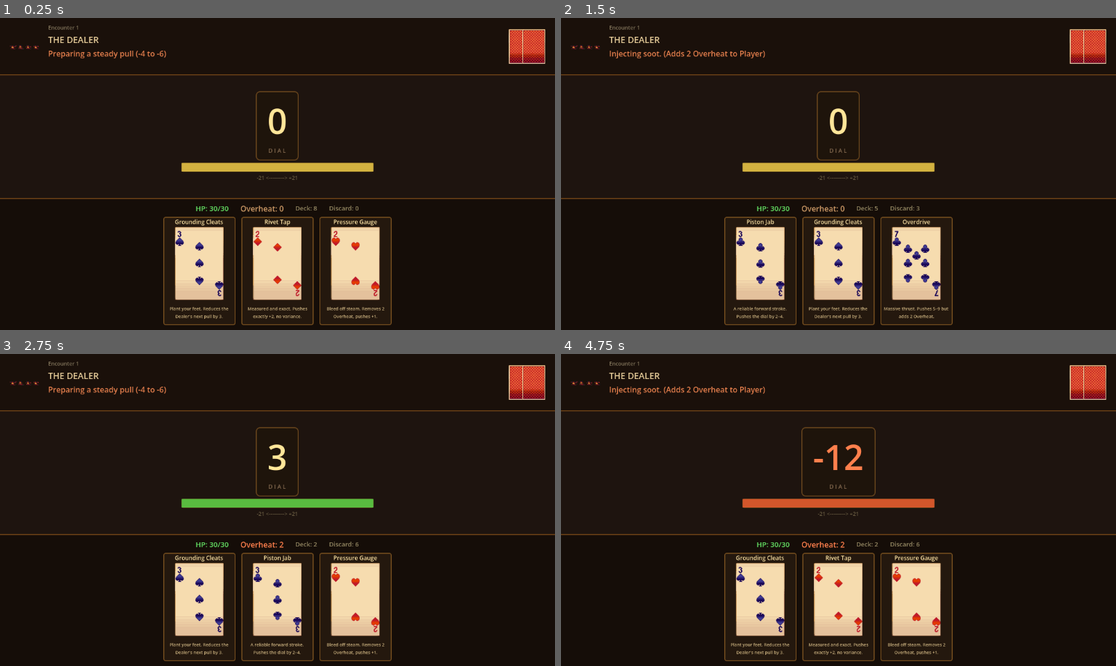
Above: before the commit, frames 1-4 (two rows, left to right).
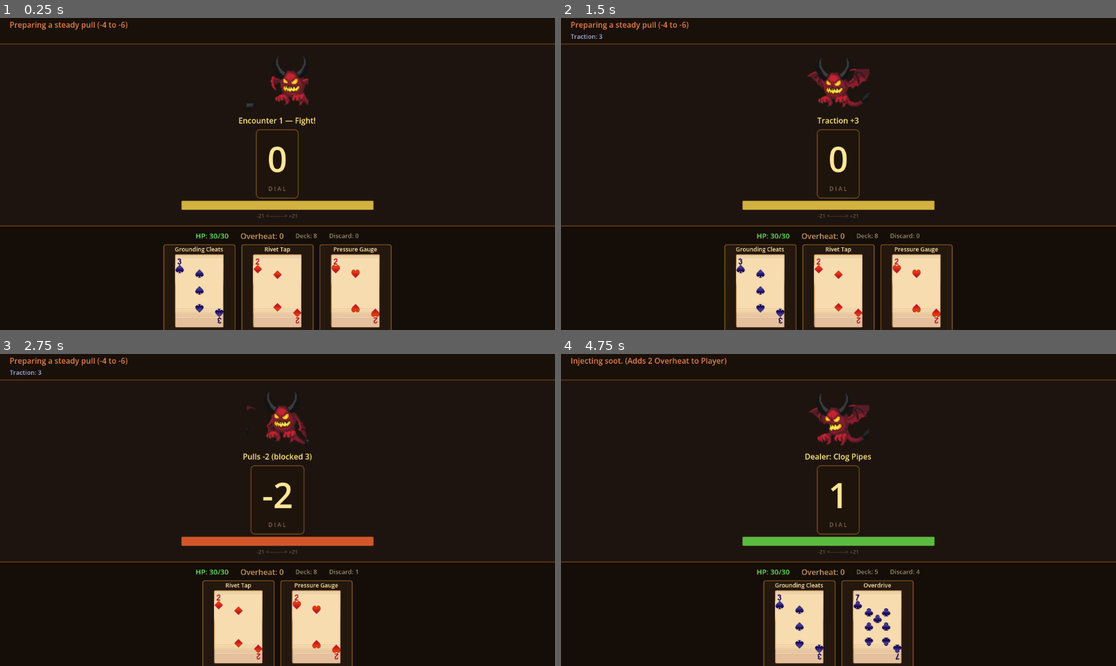
Above: after the commit, the same moments.

Repository: AdLgames/tugow
Game: Godot game, scene res://main.tscn
The game is run twice, just before and just after one commit, with the same random seed, the same clock (stepped at 60 frames per second) and the same inputs.
Inputs (mouse positions are in pixels of both pictures, inside the frame that each line leads up to):
- Up to frame 1 (0.25 s): no input
- Up to frame 2 (1.5 s): move the mouse to (760, 270) at 0.52 s; click (760, 270) at 0.67 s; move the mouse to (838, 270) at 1.27 s; click (838, 270) at 1.42 s
- Up to frame 3 (2.75 s): move the mouse to (199, 606) at 2.02 s; click (199, 606) at 2.17 s
- Up to frame 4 (4.75 s): move the mouse to (838, 606) at 2.77 s; click (838, 606) at 2.92 s; move the mouse to (760, 606) at 3.52 s; click (760, 606) at 3.67 s; move the mouse to (838, 606) at 4.27 s; click (838, 606) at 4.42 s

The runs differ from the first frame. In frame 1, 13% of the frame differs, in the area x 0-100%, y 1-100%; in frame 2, 13%; in frame 3, 16%; in frame 4, 17%.

Commit message:
Add action announcements, dealer animation, pacing, and fix card hand updates
Gameplay pacing:
- Cards resolve with delays between each step so players can follow the action
- Dealer turn pauses to show intent before executing
- Pending effects announce when they trigger
- is_resolving flag prevents double-clicking cards during resolution

Action announcements:
- Center-screen label shows what just happened (e.g. "Dial +4", "Overheat +2")
- Text fades out after 2 seconds via tween
- Covers all card actions, dealer moves, overheat backlash, and reshuffles

Dealer sprite animation:
- New dealer_display.gd handles sprite sheet animation via AtlasTexture
- Auto-detects frame count from sheet dimensions (assumes square frames)
- Supports IDLE, ATTACK, HURT, DEATH, FLYING animations
- play_oneshot() for one-time anims that return to IDLE
- Dealer plays ATTACK when pulling, HURT when locked, DEATH on player win

Card hand fix:
- Cards now disappear from hand immediately when played
- discard_card_from_hand emits hand_drawn to refresh UI
- Deck/discard counts update in real time

Layout changes:
- Dealer sprite moved to center table zone (opposing the player)
- Removed static card-back images from dealer zone
- Dealer zone now shows only info (encounter, title, intent, status)
- Announcement label sits between dealer sprite and dial

Co-Authored-By: Claude Sonnet 4.6 <noreply@anthropic.com>
Claude-Session: https://claude.ai/code/session_01TWcZhCTjepdonkKqzq9x86

Diff:
--- /dev/null
+++ b/dealer_display.gd
@@ -0,0 +1,44 @@
+extends TextureRect
+
+const SPRITE_BASE = "res://Assets/TavernAssets/Flying Demon 2D Pixel Art/Sprites/without_outline/"
+
+var sprite_sheets: Dictionary = {}
+var atlas_texture: AtlasTexture
+var current_anim: String = "IDLE"
+var frame_count: int = 1
+var frame_width: int = 64
+var frame_height: int = 64
+var anim_speed: float = 8.0
+
+func _ready() -> void:
+	atlas_texture = AtlasTexture.new()
+	texture = atlas_texture
+	for anim_name in ["IDLE", "ATTACK", "DEATH", "FLYING", "HURT"]:
+		var path = SPRITE_BASE + anim_name + ".png"
+		if ResourceLoader.exists(path):
+			sprite_sheets[anim_name] = load(path)
+	set_animation("IDLE")
+
+func set_animation(anim_name: String) -> void:
+	if not sprite_sheets.has(anim_name):
+		return
+	current_anim = anim_name
+	var sheet: Texture2D = sprite_sheets[anim_name]
+	frame_height = sheet.get_height()
+	frame_width = frame_height
+	frame_count = max(1, sheet.get_width() / frame_width)
+	atlas_texture.atlas = sheet
+
+func _process(_delta: float) -> void:
+	if not atlas_texture or not sprite_sheets.has(current_anim):
+		return
+	var frame = int(Time.get_ticks_msec() / (1000.0 / anim_speed)) % frame_count
+	atlas_texture.region = Rect2(frame * frame_width, 0, frame_width, frame_height)
+
+func play_oneshot(anim_name: String) -> void:
+	if not sprite_sheets.has(anim_name):
+		return
+	set_animation(anim_name)
+	var duration = float(frame_count) / anim_speed
+	await get_tree().create_timer(duration).timeout
+	set_animation("IDLE")
--- a/game_manager.gd
+++ b/game_manager.gd
@@ -16,6 +16,7 @@
 var next_card_multiplier: float = 1.0
 var current_dealer_intent: Dictionary = {}
 var match_active: bool = false
+var is_resolving: bool = false
 var pending_effects: Array[Dictionary] = []
 
 # --- CARD TYPE TOGGLES ---
@@ -47,6 +48,8 @@
 signal encounter_started(encounter_num: int)
 signal reward_offered(card_choices: Array)
 signal run_over(final_encounter: int)
+signal action_announced(text: String)
+signal dealer_anim_requested(anim_name: String)
 
 func start_run() -> void:
 	player_hp = max_hp
@@ -65,6 +68,7 @@
 	dealer_is_locked = false
 	next_card_multiplier = 1.0
 	match_active = true
+	is_resolving = false
 	pending_effects.clear()
 
 	dial_changed.emit(dial_value)
@@ -75,67 +79,81 @@
 	hand.clear()
 	discard_pile.clear()
 	deck.shuffle()
-	print("Encounter ", encounter_number, " — Deck: ", deck.size(), " cards. Difficulty: x", get_difficulty_modifier())
-
+
+	action_announced.emit("Encounter %d — Fight!" % encounter_number)
+	dealer_anim_requested.emit("IDLE")
 	prepare_next_dealer_intent()
 	draw_hand(3)
 
 func play_card(card_id: String) -> void:
-	if not match_active:
+	if not match_active or is_resolving:
 		return
 	if not CardDatabase.CARDS.has(card_id):
 		push_error("Card ID not found in database: " + card_id)
 		return
 
+	is_resolving = true
 	var card = CardDatabase.CARDS[card_id]
-	print("\n--- PLAYER PLAYED: ", card.name, " ---")
-
+
+	action_announced.emit(card.name)
+	await get_tree().create_timer(0.4).timeout
+
+	# Roll base value
 	var roll: int = card.base_val
 	if card.variance > 0:
 		roll += randi_range(-card.variance, card.variance)
 
 	var resolved_value = int(roll * next_card_multiplier)
 	if next_card_multiplier != 1.0:
-		print("Multiplier Applied! Value scaled to: ", resolved_value)
+		action_announced.emit("Multiplier x%.1f applied!" % next_card_multiplier)
+		await get_tree().create_timer(0.3).timeout
 		next_card_multiplier = 1.0
 
+	# Resolve action
 	match card.action:
 		"PUSH":
 			move_dial(resolved_value)
+			action_announced.emit("Dial +%d" % resolved_value)
 
 		"RESIST":
 			if card.has("stacks"):
 				dealer_is_locked = true
-				print("Governor Lock engaged! Dealer's next turn bypassed.")
+				action_announced.emit("Dealer LOCKED next turn!")
 			else:
 				dealer_traction += resolved_value
+				action_announced.emit("Traction +%d" % resolved_value)
 			status_changed.emit(dealer_traction, dealer_bleed, dealer_is_locked)
 
 		"MULTIPLIER":
 			next_card_multiplier = card.get("multiplier", 1.0)
-			print("Gear charging. Next card multiplier: ", next_card_multiplier)
+			action_announced.emit("Next card: x%.1f power!" % next_card_multiplier)
 
 		"VENT":
-			player_overheat = max(0, player_overheat - card.get("drain_val", 0))
+			var drain = card.get("drain_val", 0)
+			player_overheat = max(0, player_overheat - drain)
 			overheat_changed.emit(player_overheat)
 			move_dial(resolved_value)
+			action_announced.emit("Vented %d heat, Dial +%d" % [drain, resolved_value])
 
 		"CONDITIONAL_PUSH":
 			var target_mod = card.get("target_mod", 1)
 			if dial_value != 0 and dial_value % target_mod == 0:
 				var bonus = card.get("bonus_val", 0)
-				print("Sweet Spot Hit! Bonus +", bonus)
 				move_dial(resolved_value + bonus)
+				action_announced.emit("Sweet Spot! Dial +%d" % (resolved_value + bonus))
 			else:
 				move_dial(resolved_value)
+				action_announced.emit("Dial +%d" % resolved_value)
 
 		"PRECISION_STRIKE":
 			move_dial(resolved_value)
 			var target_mod = card.get("target_mod", 1)
 			if dial_value % target_mod == 0:
 				var bonus = card.get("bonus_val", 0)
-				print("Precision Placement! Bonus +", bonus)
 				move_dial(bonus)
+				action_announced.emit("Precision hit! Dial +%d then +%d" % [resolved_value, bonus])
+			else:
+				action_announced.emit("Dial +%d" % resolved_value)
 
 		"DELAY_PUSH":
 			var delay = card.get("delay_turns", 1)
@@ -146,58 +164,69 @@
 				"turns_left": delay,
 				"name": card.name
 			})
-			print("Winding up: ", card.name, " fires in ", delay, " turn(s).")
+			action_announced.emit("Winding up... fires in %d turn(s)" % delay)
 
 		"BLEED":
 			dealer_bleed += card.get("stacks", 0)
 			status_changed.emit(dealer_traction, dealer_bleed, dealer_is_locked)
-			print("Mechanism corroded. Total Bleed stacks on Dealer: ", dealer_bleed)
-
+			action_announced.emit("Bleed +%d on Dealer" % card.get("stacks", 0))
+
+	await get_tree().create_timer(0.5).timeout
+
+	# Discard played card and update hand UI
 	discard_card_from_hand(card_id)
 
+	# Apply cost
 	if card.has("cost"):
 		var cost_data = card.cost
 		if cost_data.type == "OVERHEAT":
 			player_overheat += cost_data.amount
 			overheat_changed.emit(player_overheat)
-			print("System generating heat. Overheat stacks: ", player_overheat)
-
-	if check_win_condition(): return
+			action_announced.emit("Overheat +%d" % cost_data.amount)
+			await get_tree().create_timer(0.4).timeout
+
+	if check_win_condition():
+		return
 
 	if card.get("free_action", false):
-		print("Free Action card. Remaining in Player phase.")
-		return
-
-	end_player_turn()
+		action_announced.emit("Free action — play again!")
+		is_resolving = false
+		return
+
+	await end_player_turn()
 
 func move_dial(amount: int) -> void:
 	dial_value += amount
 	dial_changed.emit(dial_value)
-	print("Dial Adjusted: ", dial_value)
 
 func end_player_turn() -> void:
 	if player_overheat > 0:
 		var slip_amount = player_overheat * 2
-		print("Overheat Backlash! Dial slips back by: -", slip_amount)
+		action_announced.emit("Overheat backlash: -%d!" % slip_amount)
+		await get_tree().create_timer(0.5).timeout
 		move_dial(-slip_amount)
-
-	if check_win_condition(): return
-
-	pass_turn_to_dealer()
+		await get_tree().create_timer(0.3).timeout
+
+	if check_win_condition():
+		return
+
+	await pass_turn_to_dealer()
 
 func pass_turn_to_dealer() -> void:
-	print("--- ENTERING DEALER PHASE ---")
-
 	if dealer_is_locked:
-		print("Dealer is frozen by structural lock! Skipping phase.")
+		action_announced.emit("Dealer is LOCKED! Turn skipped.")
+		dealer_anim_requested.emit("HURT")
+		await get_tree().create_timer(0.8).timeout
 		dealer_is_locked = false
 		status_changed.emit(dealer_traction, dealer_bleed, dealer_is_locked)
-		start_new_round()
-		return
-
-	await get_tree().create_timer(0.8).timeout
-
-	execute_dealer_move()
+		await start_new_round()
+		return
+
+	action_announced.emit("Dealer: " + current_dealer_intent.name)
+	dealer_anim_requested.emit("ATTACK")
+	await get_tree().create_timer(1.0).timeout
+
+	await execute_dealer_move()
 
 func execute_dealer_move() -> void:
 	var move = current_dealer_intent
@@ -210,30 +239,38 @@
 		var scaled_roll = int(base_roll * difficulty)
 		var mitigation = dealer_traction + dealer_bleed
 		var final_pull = max(0, scaled_roll - mitigation)
-		print("Dealer pulls for ", scaled_roll, " (Mitigated by ", mitigation, ") = Actual Pull: -", final_pull)
 		move_dial(-final_pull)
+		if mitigation > 0:
+			action_announced.emit("Pulls -%d (blocked %d)" % [final_pull, mitigation])
+		else:
+			action_announced.emit("Pulls -%d!" % final_pull)
 
 	elif move.type == DealerAI.MoveType.SABOTAGE:
 		var sabotage_amount = 2 + int((encounter_number - 1) / 3)
 		player_overheat += sabotage_amount
 		overheat_changed.emit(player_overheat)
-		print("Dealer sabotaged player mechanics! +", sabotage_amount, " Overheat.")
+		action_announced.emit("Sabotage! Overheat +%d" % sabotage_amount)
+
+	await get_tree().create_timer(0.6).timeout
 
 	dealer_traction = 0
 	if dealer_bleed > 0:
 		dealer_bleed -= 1
 	status_changed.emit(dealer_traction, dealer_bleed, dealer_is_locked)
 
-	if check_win_condition(): return
-
-	start_new_round()
+	if check_win_condition():
+		return
+
+	await start_new_round()
 
 func start_new_round() -> void:
-	print("--- STARTING NEW ROUND ---")
-	resolve_pending_effects()
-	if check_win_condition(): return
+	await resolve_pending_effects()
+	if check_win_condition():
+		return
 	prepare_next_dealer_intent()
+	dealer_anim_requested.emit("IDLE")
 	draw_hand(3)
+	is_resolving = false
 
 func resolve_pending_effects() -> void:
 	var still_pending: Array[Dictionary] = []
@@ -243,8 +280,9 @@
 			var roll: int = effect.base_val
 			if effect.variance > 0:
 				roll += randi_range(-effect.variance, effect.variance)
-			print("Delayed effect triggers: ", effect.name, " for +", roll)
 			move_dial(roll)
+			action_announced.emit("%s triggers: +%d!" % [effect.name, roll])
+			await get_tree().create_timer(0.5).timeout
 		else:
 			still_pending.append(effect)
 	pending_effects = still_pending
@@ -264,14 +302,14 @@
 
 func _end_match(winner: String) -> void:
 	match_active = false
+	is_resolving = false
 	var damage: int = 0
 	if winner == "PLAYER":
 		damage = player_overheat
-		if damage > 0:
-			print("Victory! But overheat burns for ", damage, " HP.")
+		dealer_anim_requested.emit("DEATH")
 	else:
 		damage = 8 + encounter_number * 2
-		print("Defeat! Taking ", damage, " damage.")
+		dealer_anim_requested.emit("FLYING")
 
 	if damage > 0:
 		take_damage(damage)
@@ -293,11 +331,9 @@
 
 func select_reward(card_id: String) -> void:
 	master_deck.append(card_id)
-	print("Card added to deck: ", card_id, ". Deck size: ", master_deck.size())
 	advance_encounter()
 
 func skip_reward() -> void:
-	print("Reward skipped.")
 	advance_encounter()
 
 func continue_after_loss() -> void:
@@ -312,13 +348,6 @@
 func get_difficulty_modifier() -> float:
 	return 1.0 + (encounter_number - 1) * 0.15
 
-func initialize_deck() -> void:
-	deck = master_deck.duplicate()
-	hand.clear()
-	discard_pile.clear()
-	deck.shuffle()
-	print("Deck initialized and shuffled. Total cards: ", deck.size())
-
 func draw_hand(amount: int = 3) -> void:
 	for card in hand:
 		discard_pile.append(card)
@@ -327,33 +356,30 @@
 	for i in range(amount):
 		if deck.is_empty():
 			recycle_discard_into_deck()
-
 		if not deck.is_empty():
 			var drawn_card = deck.pop_back()
 			hand.append(drawn_card)
 
-	print("Hand drawn: ", hand, " | Remaining Deck: ", deck.size(), " | Discard: ", discard_pile.size())
-
 	hand_drawn.emit(hand)
 	deck_counts_changed.emit(deck.size(), discard_pile.size())
 
 func recycle_discard_into_deck() -> void:
-	print("--- Deck empty! Shuffling discard pile back into deck. ---")
 	deck = discard_pile.duplicate()
 	discard_pile.clear()
 	deck.shuffle()
+	action_announced.emit("Discard reshuffled into deck!")
 
 func discard_card_from_hand(card_id: String) -> void:
 	var index = hand.find(card_id)
 	if index != -1:
 		hand.remove_at(index)
 		discard_pile.append(card_id)
+		hand_drawn.emit(hand)
 		deck_counts_changed.emit(deck.size(), discard_pile.size())
 
 func unlock_magic_card(card_id: String) -> void:
 	if card_id not in unlocked_magic_cards:
 		unlocked_magic_cards.append(card_id)
-		print("Magic card unlocked: ", card_id)
 
 func is_card_available(card_id: String) -> bool:
 	var card = CardDatabase.CARDS.get(card_id, {})
@@ -366,4 +392,3 @@
 func add_card_to_deck(card_id: String) -> void:
 	if is_card_available(card_id):
 		master_deck.append(card_id)
-		print("Card added to master deck: ", card_id)
--- a/main.gd
+++ b/main.gd
@@ -10,6 +10,8 @@
 @onready var dial_bar = $GameBoard/TableZone/TableContent/DialBar
 @onready var hp_label = $GameBoard/PlayerZone/PlayerContent/PlayerStats/HPLabel
 @onready var encounter_label = $GameBoard/DealerZone/DealerContent/DealerInfo/EncounterLabel
+@onready var announcement_label = $GameBoard/TableZone/TableContent/AnnouncementLabel
+@onready var dealer_sprite = $GameBoard/TableZone/TableContent/DealerSprite
 
 const CARD_UI_SCENE = preload("res://card_ui.tscn")
 @onready var hand_container = $GameBoard/PlayerZone/PlayerContent/HandContainer
@@ -19,16 +21,15 @@
 @onready var continue_button = $GameBoard/PlayerZone/PlayerContent/MatchEndContainer/ContinueButton
 @onready var restart_run_button = $GameBoard/PlayerZone/PlayerContent/MatchEndContainer/RestartRunButton
 @onready var background_art = $BackgroundArt
-@onready var dealer_portrait = $GameBoard/DealerZone/DealerContent/DealerPortrait
 
 @onready var reward_overlay = $RewardOverlay
 @onready var reward_cards_container = $RewardOverlay/RewardPanel/RewardContent/RewardCardsContainer
 @onready var skip_reward_button = $RewardOverlay/RewardPanel/RewardContent/SkipRewardButton
 
-const DEALER_ART_PATH = "res://Assets/TavernAssets/Flying Demon 2D Pixel Art/Sprites/without_outline/IDLE.png"
 const BG_ART_PATH = "res://Assets/TavernAssets/Tables_props/table_0.png"
 
 var last_winner: String = ""
+var announce_tween: Tween
 
 func _ready() -> void:
 	GameManager.dial_changed.connect(_on_dial_changed)
@@ -42,6 +43,8 @@
 	GameManager.encounter_started.connect(_on_encounter_started)
 	GameManager.reward_offered.connect(_on_reward_offered)
 	GameManager.run_over.connect(_on_run_over)
+	GameManager.action_announced.connect(_on_action_announced)
+	GameManager.dealer_anim_requested.connect(_on_dealer_anim_requested)
 	continue_button.pressed.connect(_on_continue_pressed)
 	restart_run_button.pressed.connect(_on_restart_run_pressed)
 	skip_reward_button.pressed.connect(_on_skip_reward_pressed)
@@ -49,10 +52,23 @@
 	GameManager.start_run()
 
 func _load_art_assets() -> void:
-	if ResourceLoader.exists(DEALER_ART_PATH):
-		dealer_portrait.texture = load(DEALER_ART_PATH)
 	if ResourceLoader.exists(BG_ART_PATH):
 		background_art.texture = load(BG_ART_PATH)
+
+func _on_action_announced(text: String) -> void:
+	announcement_label.text = text
+	announcement_label.modulate.a = 1.0
+	if announce_tween and announce_tween.is_running():
+		announce_tween.kill()
+	announce_tween = create_tween()
+	announce_tween.tween_interval(2.0)
+	announce_tween.tween_property(announcement_label, "modulate:a", 0.0, 0.5)
+
+func _on_dealer_anim_requested(anim_name: String) -> void:
+	if dealer_sprite.has_method("play_oneshot") and anim_name != "IDLE":
+		dealer_sprite.play_oneshot(anim_name)
+	elif dealer_sprite.has_method("set_animation"):
+		dealer_sprite.set_animation(anim_name)
 
 func _on_card_ui_clicked(card_id: String) -> void:
 	GameManager.play_card(card_id)
--- a/main.tscn
+++ b/main.tscn
@@ -1,17 +1,17 @@
 [gd_scene format=3 uid="uid://corhw50u5ar8t"]
 
 [ext_resource type="Script" uid="uid://8r7eabu7oll3" path="res://main.gd" id="1_ig7tw"]
-[ext_resource type="Texture2D" uid="uid://b6tcsxf535nbx" path="res://Assets/Pixel Fantasy Player Cards/Player Cards/card-back2.png" id="card_back"]
 [ext_resource type="Theme" path="res://game_theme.tres" id="theme"]
+[ext_resource type="Script" path="res://dealer_display.gd" id="dealer_display"]
 
 [sub_resource type="StyleBoxFlat" id="dealer_panel"]
 bg_color = Color(0.1, 0.06, 0.04, 0.9)
 border_width_bottom = 2
 border_color = Color(0.5, 0.3, 0.1, 0.8)
 content_margin_left = 20.0
-content_margin_top = 12.0
+content_margin_top = 8.0
 content_margin_right = 20.0
-content_margin_bottom = 12.0
+content_margin_bottom = 8.0
 
 [sub_resource type="StyleBoxFlat" id="table_panel"]
 bg_color = Color(0.0, 0.0, 0.0, 0.0)
@@ -120,12 +120,6 @@
 layout_mode = 2
 theme_override_constants/separation = 16
 
-[node name="DealerPortrait" type="TextureRect" parent="GameBoard/DealerZone/DealerContent"]
-custom_minimum_size = Vector2(64, 64)
-layout_mode = 2
-expand_mode = 1
-stretch_mode = 5
-
 [node name="DealerInfo" type="VBoxContainer" parent="GameBoard/DealerZone/DealerContent"]
 layout_mode = 2
 size_flags_horizontal = 3
@@ -154,33 +148,32 @@
 theme_override_colors/font_color = Color(0.6, 0.7, 0.9, 1)
 text = ""
 
-[node name="DealerCards" type="HBoxContainer" parent="GameBoard/DealerZone/DealerContent"]
-layout_mode = 2
-theme_override_constants/separation = -20
-
-[node name="DealerCard1" type="TextureRect" parent="GameBoard/DealerZone/DealerContent/DealerCards"]
-custom_minimum_size = Vector2(48, 72)
-layout_mode = 2
-texture = ExtResource("card_back")
+[node name="TableZone" type="PanelContainer" parent="GameBoard"]
+layout_mode = 2
+size_flags_vertical = 3
+theme_override_styles/panel = SubResource("table_panel")
+
+[node name="TableContent" type="VBoxContainer" parent="GameBoard/TableZone"]
+layout_mode = 2
+alignment = 1
+theme_override_constants/separation = 4
+
+[node name="DealerSprite" type="TextureRect" parent="GameBoard/TableZone/TableContent"]
+custom_minimum_size = Vector2(128, 128)
+layout_mode = 2
+size_flags_horizontal = 4
 expand_mode = 1
 stretch_mode = 5
-
-[node name="DealerCard2" type="TextureRect" parent="GameBoard/DealerZone/DealerContent/DealerCards"]
-custom_minimum_size = Vector2(48, 72)
-layout_mode = 2
-texture = ExtResource("card_back")
-expand_mode = 1
-stretch_mode = 5
-
-[node name="TableZone" type="PanelContainer" parent="GameBoard"]
-layout_mode = 2
-size_flags_vertical = 3
-theme_override_styles/panel = SubResource("table_panel")
-
-[node name="TableContent" type="VBoxContainer" parent="GameBoard/TableZone"]
-layout_mode = 2
-alignment = 1
-theme_override_constants/separation = 4
+script = ExtResource("dealer_display")
+
+[node name="AnnouncementLabel" type="Label" parent="GameBoard/TableZone/TableContent"]
+custom_minimum_size = Vector2(0, 28)
+layout_mode = 2
+theme_override_font_sizes/font_size = 16
+theme_override_colors/font_color = Color(1, 0.9, 0.5, 1)
+text = ""
+horizontal_alignment = 1
+vertical_alignment = 1
 
 [node name="DialContainer" type="PanelContainer" parent="GameBoard/TableZone/TableContent"]
 layout_mode = 2
